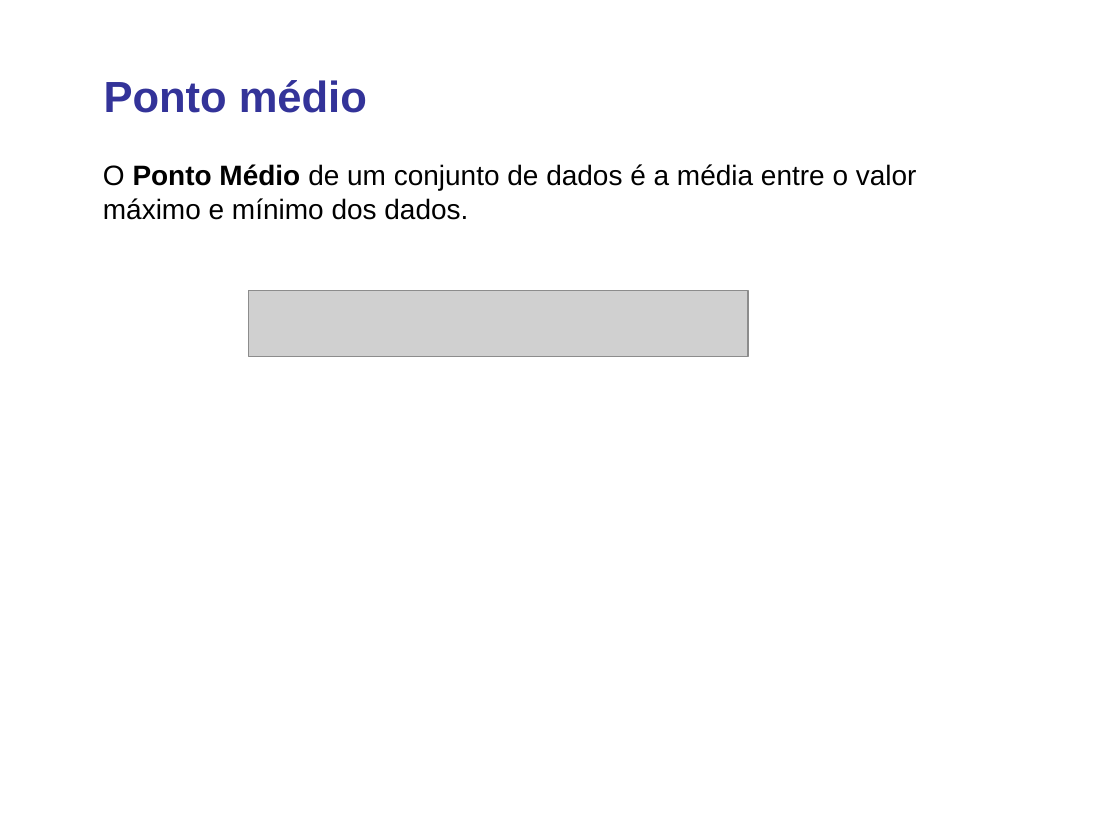
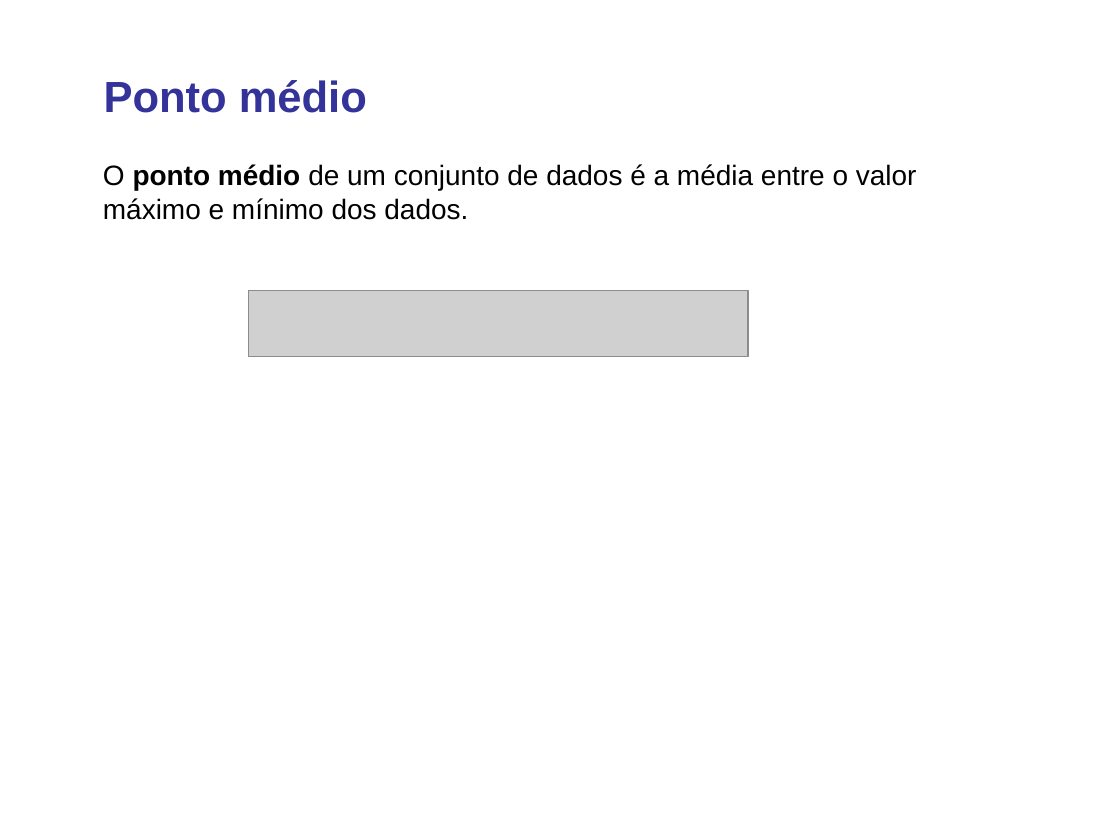
Before and after one commit to lansaviniec/estatistica, a slide deck: slide 15 of 3 estatistica_descritiva.ppt. Drawn at 1120x840 pixels with LibreOffice and Linux fonts; fonts in the diff are those of the drawing; grey boxes stand for pictures. Boxes give left, top, right and bottom in pixels: in the first picture for what was removed or moved away, otherwise in the second. Text is boxed around its words. In the diff, an @@ line names an element or a change of style, - is before the commit and + after.

```diff
--- a/3 estatistica_descritiva.ppt
+++ b/3 estatistica_descritiva.ppt
@@ text at (x1=103, y1=164, x2=917, y2=220): text changed @@
-O Ponto Médio de um conjunto de dados é a média entre o valor máximo e mínimo dos dados.
+O ponto médio de um conjunto de dados é a média entre o valor máximo e mínimo dos dados.
```
Also in this commit, not shown: 3 other slides changed, 23 slides added.
